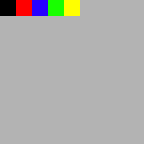
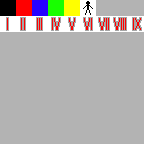
The second 144×144 image is a revision of the first. Changes to its layers:
painted on "Hintergrund" over [0, 0, 144, 32]
